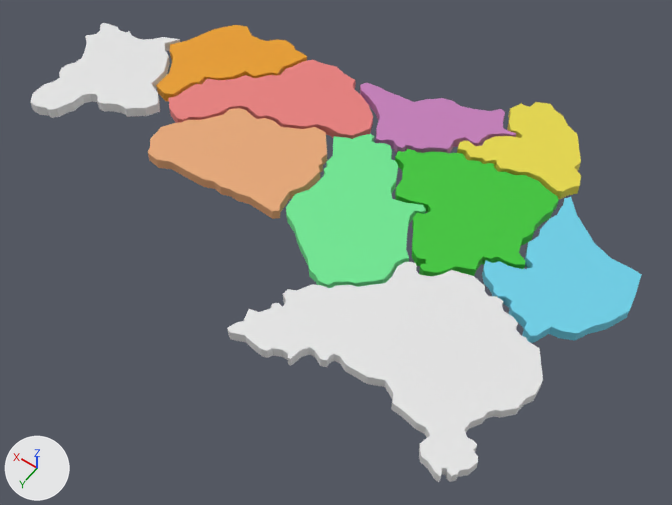
What one commit did to the glTF model Assets/Campaign/Campaign_map_no_height.glb.
Both versions are drawn from a 50 mm camera at (-2.85, 4.62, 5.63) aimed at (-0.09, 0.76, -0.43). Lighting does not change. The marker at lower left points along +X, +Y and +Z. Where no turn or scale is listed for an object, it has been applied to the vertices.

Objects in the first picture: 'Almeria.001', 'Badajoz', 'Cadiz.001', 'Cordoba.001', 'Granada.001', 'Huelva.001', 'Jaen.001', 'Malaga.001', 'Murcia', 'Sevilla.001'.
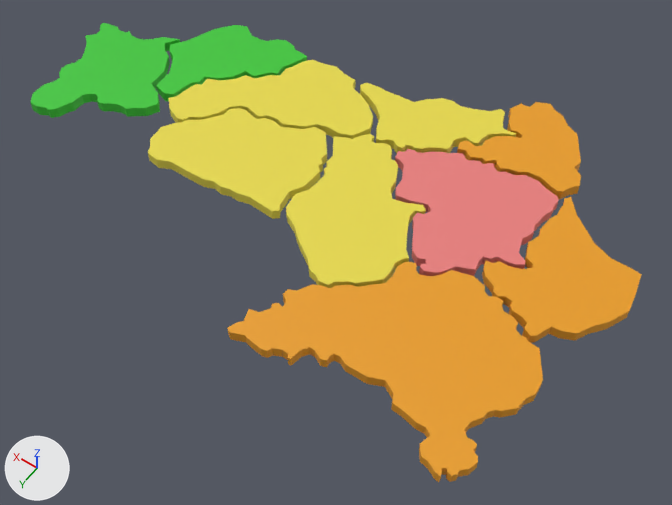
The edits, one by one:
me_plane_013 has 74 vertices, 144 faces and spans x -0.596..0.526, y -0.492..0.695, z -0.047..0.047.
me_plane_013 no longer uses material mat_material_008 (orange #e99d1d).
me_plane_013 now uses material mat_material_001 (green #3bc735).
me_plane_014 has 108 vertices, 212 faces and spans x -0.617..0.603, y -0.775..0.721, z -0.047..0.047.
me_plane_014 no longer uses material mat_material_004 (green #6fe892).
me_plane_014 now uses material mat_material_003 (yellow #e8d949).
me_plane_015 has 98 vertices, 192 faces and spans x -0.84..0.81, y -0.6..0.73, z -0.05..0.05.
me_plane_015 no longer uses material mat_material_007 (pink #e97f7c).
me_plane_015 now uses material mat_material_003 (yellow #e8d949).
me_plane_016 has 88 vertices, 172 faces and spans x -0.517..0.561, y -0.743..0.614, z -0.047..0.047.
me_plane_016 no longer uses material mat_material_002 (cyan #6dd1e9).
me_plane_016 now uses material mat_material_008 (orange #e99d1d).
me_plane_017 has 84 vertices, 164 faces and spans x -0.643..0.755, y -0.589..0.48, z -0.047..0.047.
me_plane_017 no longer uses material mat_material_006 (beige #e8a876).
me_plane_017 now uses material mat_material_003 (yellow #e8d949).
me_plane_018 has 94 vertices, 184 faces and spans x -0.671..0.745, y -0.47..0.456, z -0.047..0.047.
me_plane_018 no longer uses material mat_material_005 (pink #c67ebb).
me_plane_018 now uses material mat_material_003 (yellow #e8d949).
me_plane_019 has 134 vertices, 264 faces and spans x -0.635..0.792, y -0.564..0.743, z -0.048..0.047.
me_plane_019 no longer uses material mat_material_001 (green #3bc735).
me_plane_019 now uses material mat_material_007 (pink #e97f7c).
me_plane_020 has 90 vertices, 176 faces and spans x -0.509..0.529, y -0.517..0.441, z -0.047..0.047.
me_plane_020 no longer uses material mat_material_003 (yellow #e8d949).
me_plane_020 now uses material mat_material_008 (orange #e99d1d).
me_plane_004 has 212 vertices, 420 faces and spans x -0.91..1.14, y -0.76..0.74, z -0.05..0.05.
me_plane_004 now uses material mat_material_008 (orange #e99d1d).
me_plane_005 has 114 vertices, 224 faces and spans x 1.757..2.929, y -0.131..1.263, z -0.047..0.047.
me_plane_005 now uses material mat_material_001 (green #3bc735).

Boxes [x1, y1, x2, y2] around the edits, measured in the pictures (672 x 505 px):
'Badajoz', recoloured (white to orange)
    both: [227, 262, 543, 482]
'Sevilla.001', recoloured (green to pink)
    both: [395, 149, 559, 276]
'Cordoba.001', recoloured (green to yellow)
    both: [286, 134, 426, 288]
'Huelva.001', recoloured (cyan to orange)
    both: [482, 197, 642, 343]
'Jaen.001', recoloured (beige to yellow)
    both: [148, 108, 327, 219]
'Granada.001', recoloured (pink to yellow)
    both: [168, 59, 373, 139]
'Murcia', recoloured (white to green)
    both: [30, 23, 180, 118]
'Cadiz.001', recoloured (yellow to orange)
    both: [457, 102, 581, 199]
'Malaga.001', recoloured (pink to yellow)
    both: [360, 83, 516, 154]
'Almeria.001', recoloured (orange to green)
    both: [156, 25, 307, 101]
